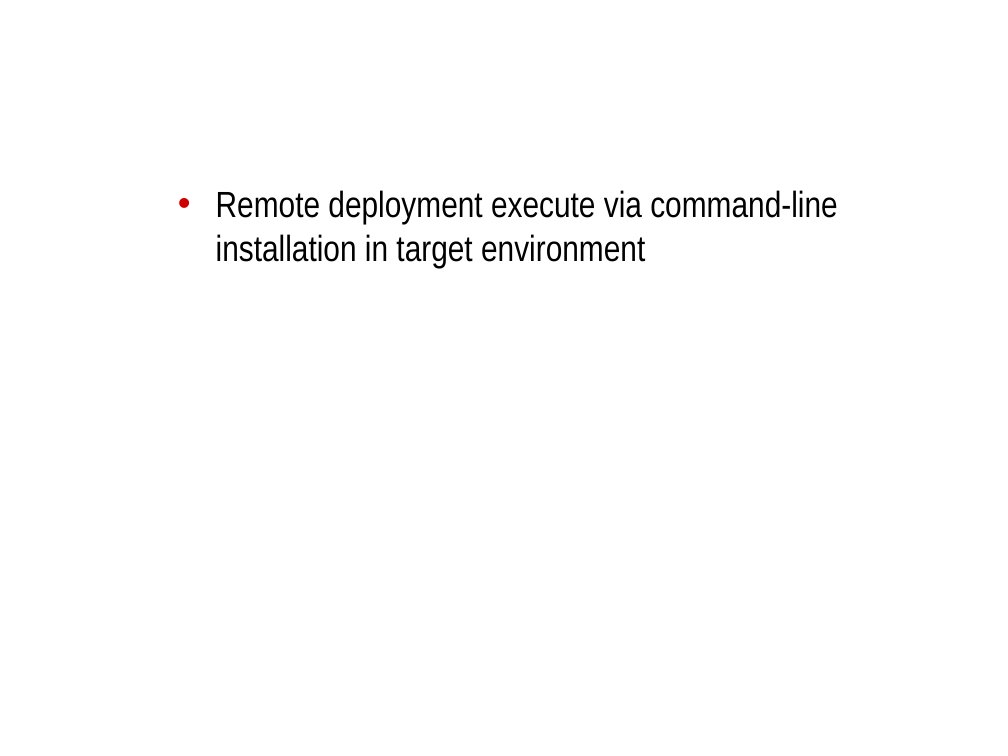
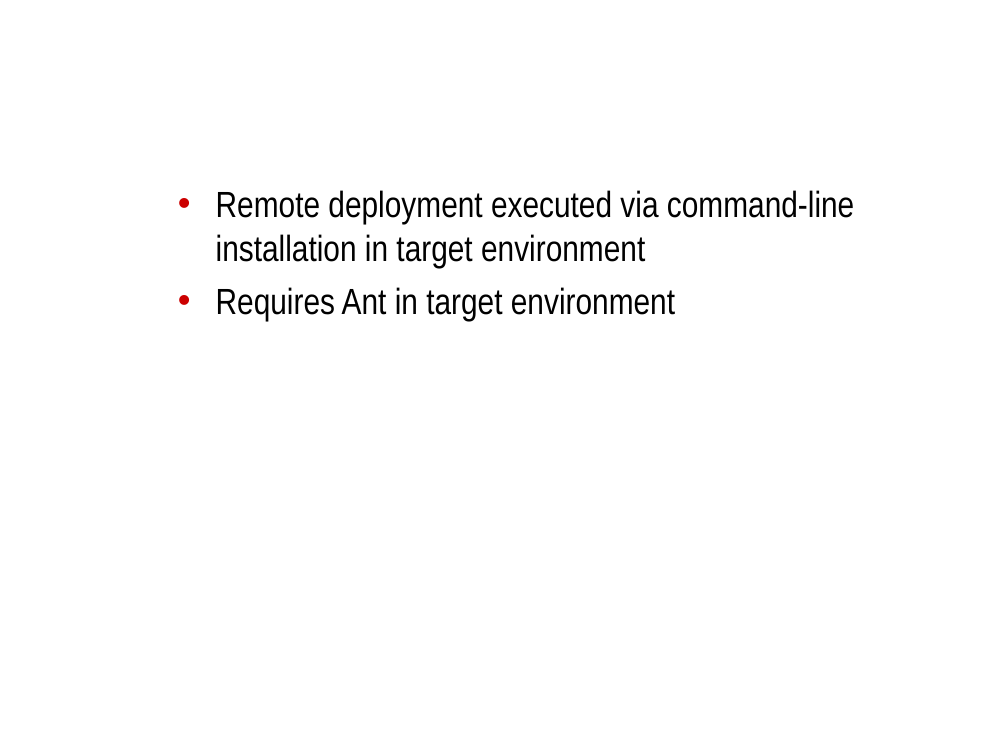
Before and after one commit to NCIP/automation, a slide deck: slide 7 of docs/roadmap/bda-demo.ppt (slide 9 before the commit). Drawn at 1008x756 pixels with LibreOffice and Linux fonts; fonts in the diff are those of the drawing; background and template pictures are left out. Boxes give left, top, right and bottom in pixels: in the first picture for what was removed or moved away, otherwise in the second. Text is boxed around its words. In the diff, an @@ line names an element or a change of style, - is before the commit and + after.

```diff
--- a/docs/roadmap/bda-demo.ppt
+++ b/docs/roadmap/bda-demo.ppt
@@ text at (x1=216, y1=190, x2=854, y2=321): text changed @@
-• Remote deployment execute via command-line installation in target environment
+• Remote deployment executed via command-line installation in target environment
+• Requires Ant in target environment
```
Also in this commit, not shown: 7 other slides changed, 1 slide added, 2 slides removed, 1 other file.
